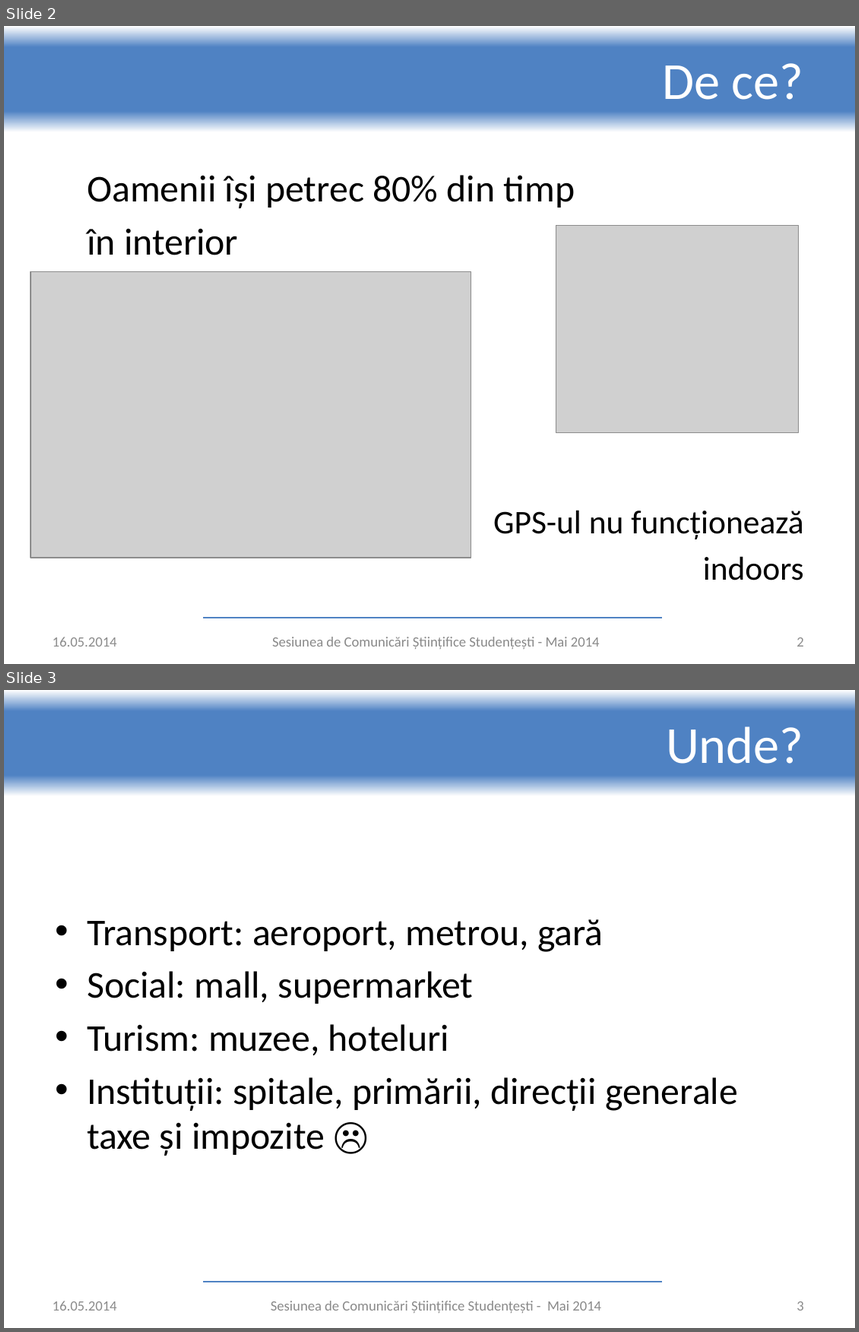
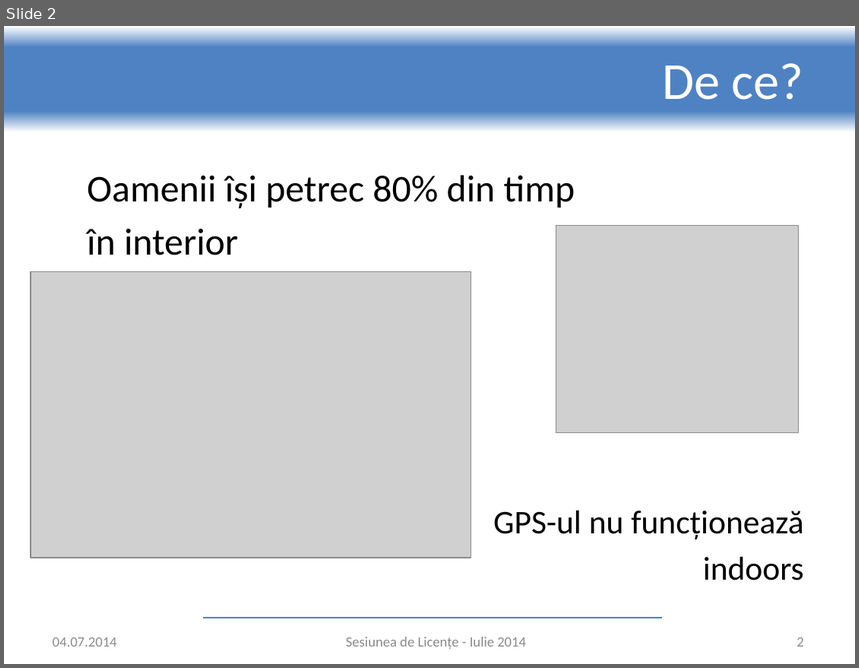
Before and after one commit to adrian-nicolau/radar, a slide deck: presentation.pptx. Shown one above the other, each under a label of ours: slides 2 and 3 before the commit, slide 2 after it. The pictures are 859x1332 and 859x668 pixels, drawn with LibreOffice and Linux fonts; fonts in the diff are those of the drawing; grey boxes stand for pictures; background and template pictures are left out. Boxes give left, top, right and bottom in pixels: in the first picture for what was removed or moved away, otherwise in the second. Text is boxed around its words. In the diff, an @@ line names an element or a change of style, - is before the commit and + after.

```diff
--- a/presentation.pptx
+++ b/presentation.pptx
@@ slide 3 removed at (x1=4, y1=690, x2=855, y2=1328), background #FFFFFF; not listed: 2 template elements that a slide beside it also shows @@
@@ title removed at (x1=666, y1=726, x2=804, y2=764) @@
-Unde?
@@ text removed at (x1=87, y1=920, x2=738, y2=1156) @@
-• Transport: aeroport, metrou, gară
-• Social: mall, supermarket
-• Turism: muzee, hoteluri
-• Instituții: spitale, primării, direcții generale taxe și impozite ☹
@@ text removed at (x1=53, y1=1301, x2=117, y2=1311) @@
-16.05.2014
@@ text removed at (x1=271, y1=1301, x2=601, y2=1313) @@
-Sesiunea de Comunicări Științifice Studențești - Mai 2014
@@ page number removed at (x1=797, y1=1302, x2=804, y2=1311) @@
-3
@@ slide 2 changed as well @@
@@ text at (x1=53, y1=638, x2=117, y2=647): text changed @@
-16.05.2014
+04.07.2014
@@ text at (x1=346, y1=637, x2=526, y2=649): text changed @@
-Sesiunea de Comunicări Științifice Studențești - Mai 2014
+Sesiunea de Licențe - Iulie 2014
```
Also in this commit, not shown: 11 other slides changed, 5 slides added.
